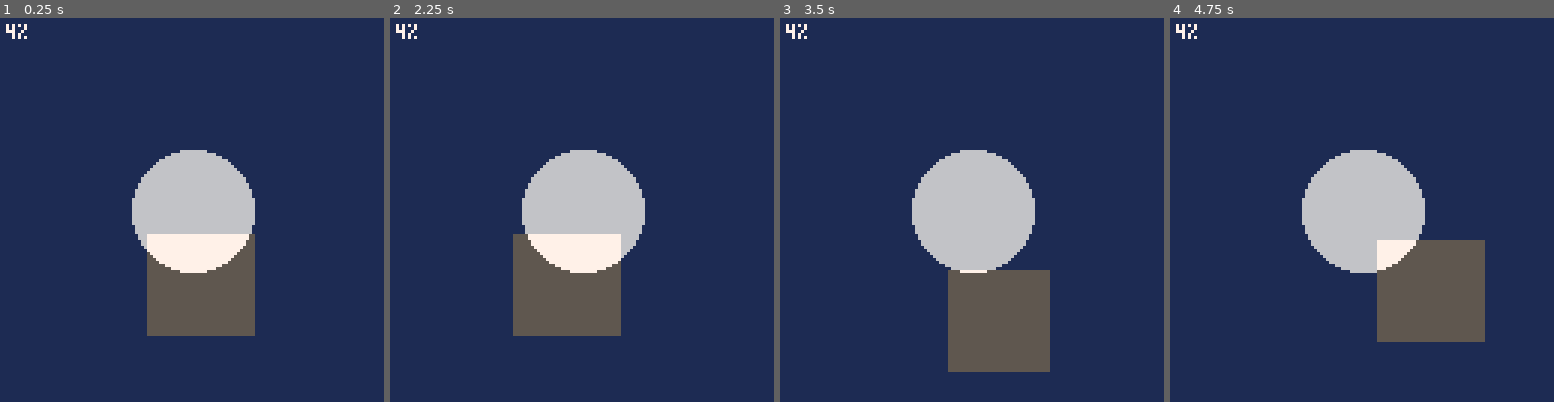
Above: before the commit, frames 1-4 (left to right).
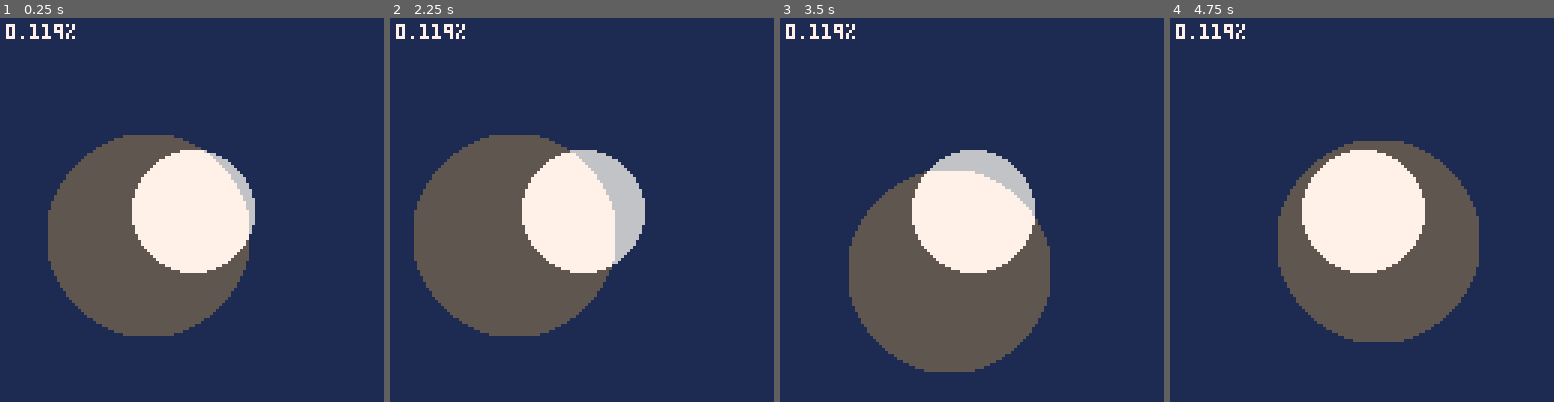
Above: after the commit, the same moments.

Repository: freds72/tiny_sim
Game: PICO-8 cartridge carts/recttrans.p8
Same seed, same stepped clock (60 frames per second), same inputs: the game is played once before the commit and once after it.
Inputs:
- Up to frame 1 (0.25 s): no input
- Up to frame 2 (2.25 s): hold Left from 1.97 s (still down)
- Up to frame 3 (3.5 s): release Left at 2.37 s; hold Down 2.42-2.82 s; hold Right from 2.87 s (still down)
- Up to frame 4 (4.75 s): release Right at 3.53 s; hold Up 3.58-4.08 s; hold Right 4.13-4.53 s; hold Down from 4.58 s (still down)

The runs differ from the first frame. In frame 1, 18% of the frame differs, in the area x 1-67%, y 1-83%; in frame 2, 18%; in frame 3, 18%; in frame 4, 18%.

Commit message:
working transparent circle & rectangles

Diff:
--- a/carts/recttrans.p8
+++ b/carts/recttrans.p8
@@ -24,16 +24,17 @@
 	cls(1)
 	circfill(64,64,20,6)
 
-	rectfillt(33+x,56+y,67+x,89+y)
+	--rectfillt(33+x,56+y,67+x,89+y)
+ circfillt(33+x,56+y,33)
 
 	fillp(0xa5a5)
 	--rect(33+x,56+y,67+x,89+y,0x87)
 	fillp()
 
-	print(flr(100*stat(1)).."%",2,2,7)
+	print(stat(1).."%",2,2,7)
 end
 
-function rectfillt(x0,y0,x1,y1)
+function rectfillt_base(x0,y0,x1,y1)
 	for j=y0,y1 do
 		for i=x0,x1 do
 			local c=pget(i,j)
@@ -46,30 +47,56 @@
 	x0,x1=max(flr(x0)),min(flr(x1),127)
 
 	for j=max(y0),min(y1,127) do
-		linefillt(x0,j,x1)
+		linet(x0,j,x1)
  end
-	--print(x0,x0,y1+9,7)
-	--print(x1..":"..(x1-x0),x1,y1+9,7)
 end
 
-function linefillt(x0,y0,x1)
+function circfillt(x0,y0,r)
+	if(r==0) return
+ local x,y,dx,dy=flr(r),0,1,1
+ r*=2
+ local err=dx-r
+
+	-- avoid overdraw
+	local strips={}
+ while x>=y do
+		strips[y]=x
+		strips[x]=y
+
+	 if err<=0 then
+   y+=1
+   err+=dy
+   dy+=2
+		end
+		if err>0 then
+   x-=1
+   dx+=2
+   err+=dx-r
+		end
+	end
+	for k,v in pairs(strips) do
+		linet(x0-v,y0+k,x0+v)
+	 if(k!=0)linet(x0-v,y0-k,x0+v)
+	end
+end
+
+function linet(x0,y0,x1)
  -- odd?
- if band(x0,0x1)>0 then
- 	pset(x0,y0,sget(9,pget(x0,y0)))
+ if band(x0,0x1)==1 then
+ 	pset(x0,y0,shades[pget(x0,y0)])
  	-- move to even boundary
  	x0+=1
  end
- if band(x1,0x1)>0 then
+ if x1%2==0 then
  	-- move to even boundary
- 	x1+=1
- 	pset(x1,y0,sget(9,pget(x1,y0)))
+ 	pset(x1,y0,shades[pget(x1,y0)])
+ 	x1-=1
  end
 
-	local n=shr(x1-x0,1)
-	local mem=0x6000+64*y0+shr(x0,1)
-	for i=1,n do
+	local mem=0x6000+shl(y0,6)+shr(x0,1)
+	for i=1,shr(x1-x0+1,1) do
 		poke(mem,shades[peek(mem)])
-		mem+=1
+	 mem+=1
 	end
 end
 
